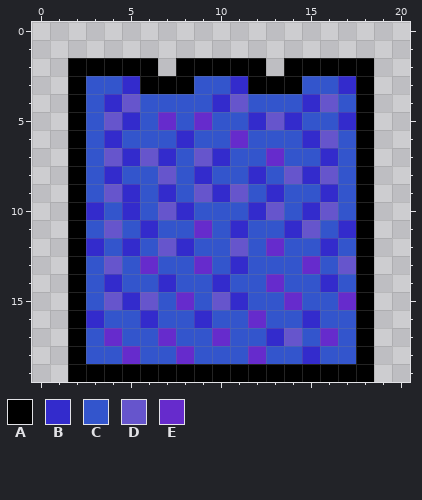
Pixel-art sprite, stored at blu_template.gif. The picture above was drawn from the file before the commit.
The file is 21x20 pixels.
Palette (. is transparent): A #000000  B #332bcc  C #3355cc  D #6655cc  E #662bcc
Pixels before, first column x 2:
 2 AAAAA.AAAAA.AAAAA
 3 ACCBAAACCBAAACCBA
 4 ACBDCCCCBDCCCBDCA
 5 ACDBCECECCBDBCCBA
 6 ACBCCCBCCECCCBDCA
 7 ACDBDBCDBCCECCBCA
 8 ACBCCDCBCCBCDBDCA
 9 ACDBCBCDBDCBCCBCA
10 ABCBCDBCCCBDCBDCA
11 ACDCBCCECBCCBDCBA
12 ABCBCDBCCDCECCBCA
13 ACDCECCECBCCCECDA
14 ACBCCBCCBCCECCBCA
15 ACDBDCECDBCCECCEA
16 ABCCBCCBCCECCBCCA
17 ACECCECCECCBDCECA
18 ACCECCECCCECCBCCA
19 AAAAAAAAAAAAAAAAA
Now the later version:
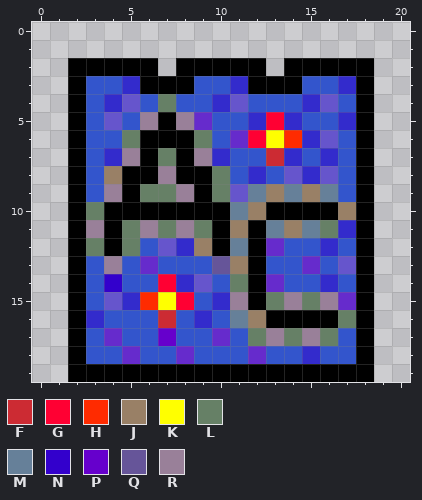
Colours new in this view: F #cc2b33  G #ff0033  H #ff2b00  J #998066  K #ffff00  L #668066  M #668099  N #3300cc  P #6600cc  Q #665599  R #998099
Edits made:
y 4: x 7 C -> L
y 5: x 5..8 BCEC -> CRAR; x 13 D -> G
y 6: x 4..9 BCCCBC -> CLAAAL; x 12..14 CCC -> GKH
y 7: x 4..9 DBDBCD -> BRALAR; x 13..14 EC -> FB
y 8: x 4..10 BCCDCBC -> JAARAAL
y 9: x 4..10 DBCBCDB -> RALLRAL; x 12..16 CBCCB -> MJMJM
y 10: x 3..17 BCBCDBCCCBDCBDC -> LAAAAAAAMJAAAAJ
y 11: x 3..16 CDCBCCECBCCBDC -> RALRLRLAJAMJML
y 12: x 3..5 BCB -> LAL; x 9..12 CCDC -> JAMA
y 13: x 4 D -> R; x 9..12 ECBC -> CQJA
y 14: x 4 B -> N; x 7..12 BCCBCC -> GBDCLA
y 15: x 6..8 DCE -> HKG; x 10..16 DBCCECC -> BRALRLR
y 16: x 6..7 BC -> CF; x 11..17 CECCBCC -> MJAAAAL
y 17: x 7 E -> P; x 12..16 CBDCE -> LRLRL
